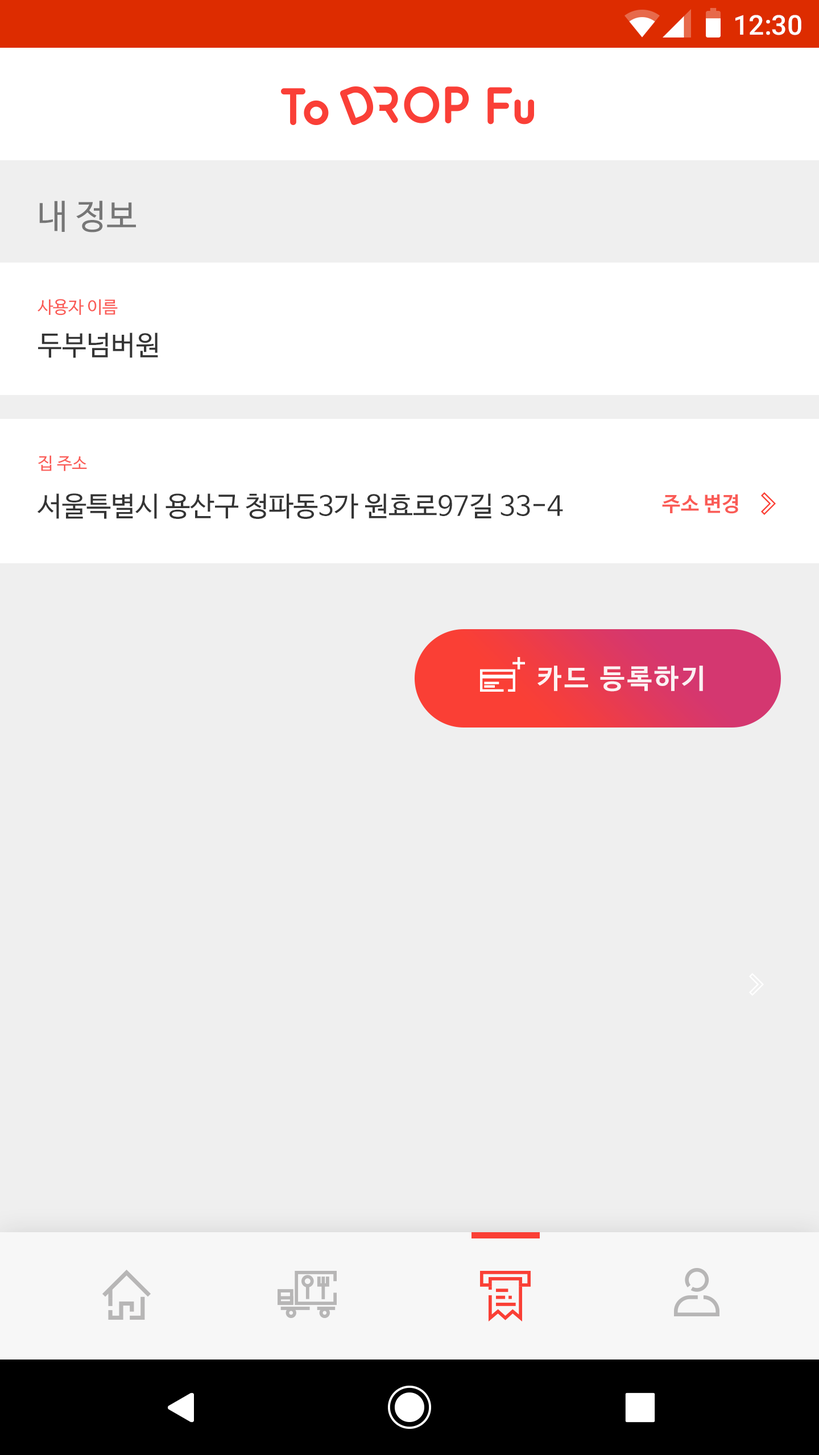
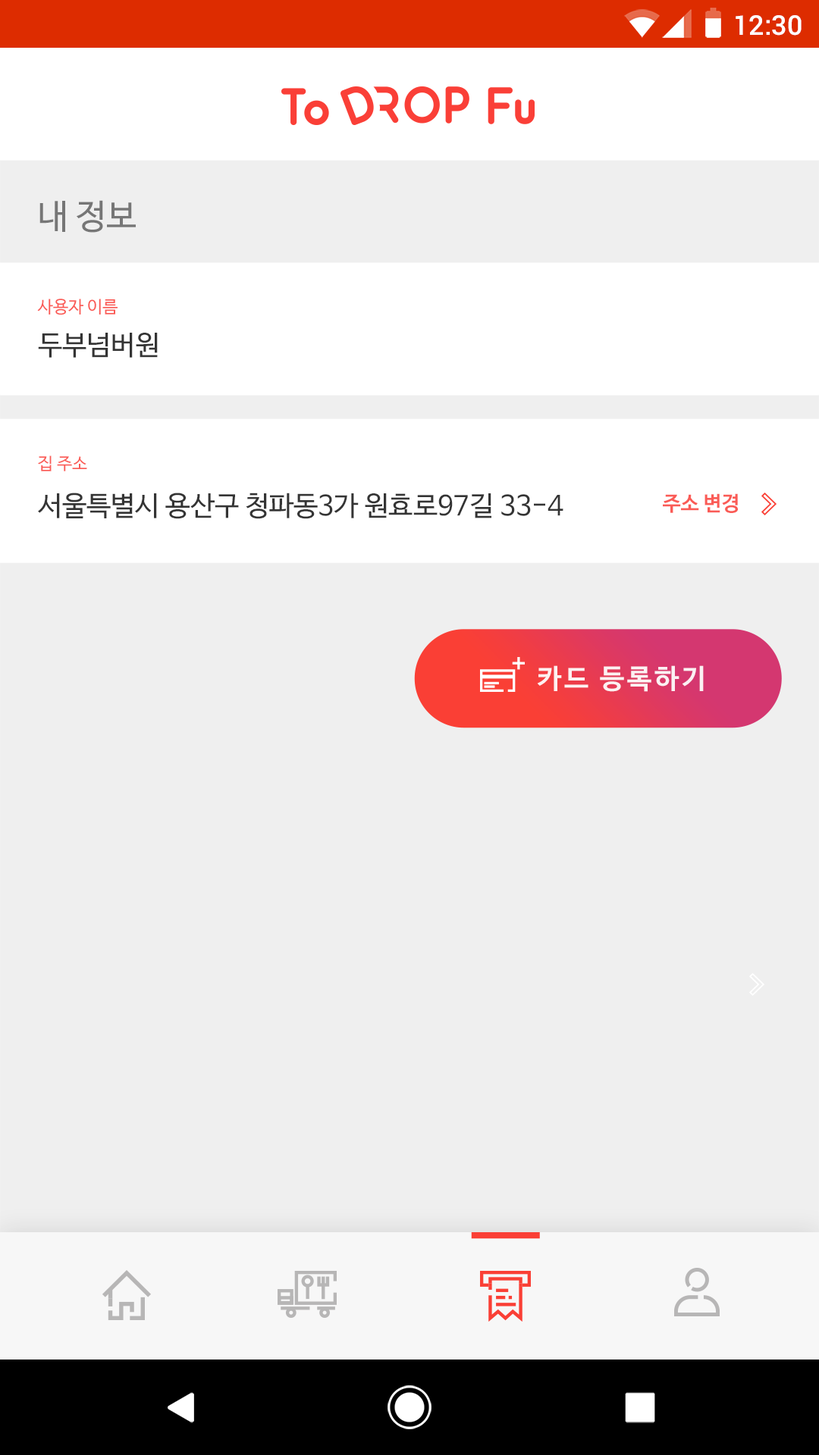
Comparing the layer stacks of the two 819x1455 images. Changes:
painted on "카드 등록하기" over [657, 668, 677, 689]
painted on "서울특별시 용산구 청파동3가 원효로97길 33-4" over [42, 492, 531, 519]
painted on "두부넘버원" over [136, 333, 143, 340]
painted on "주소 변경" over [712, 500, 731, 514]
